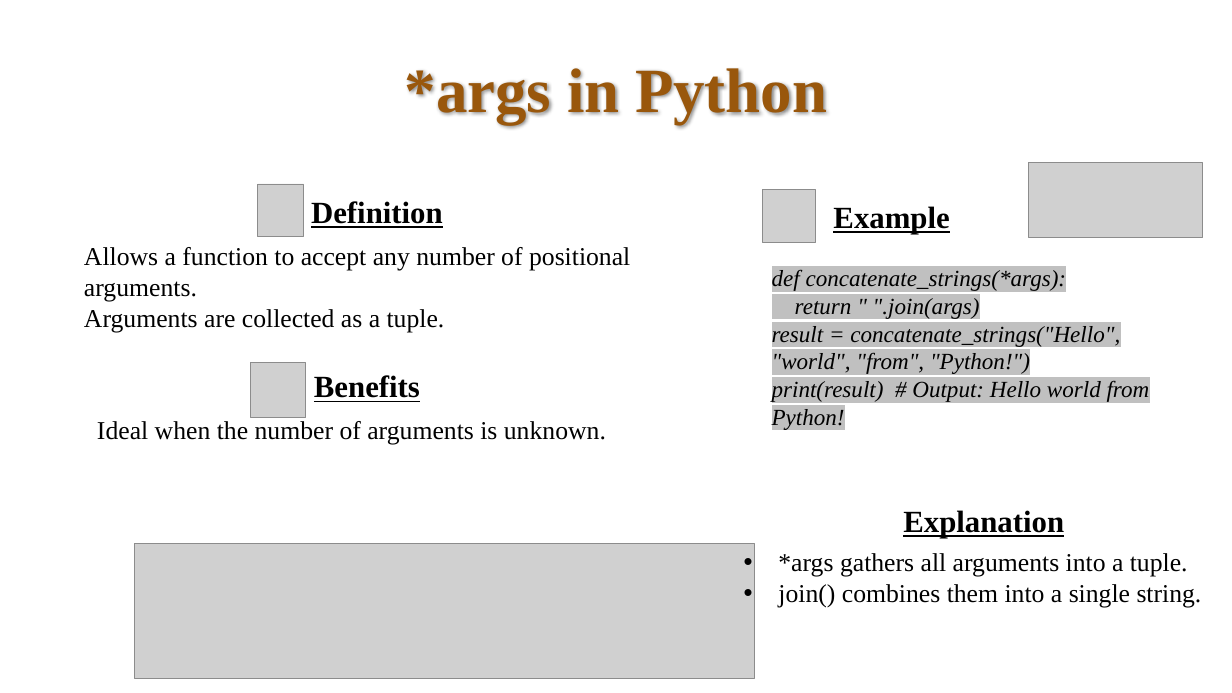
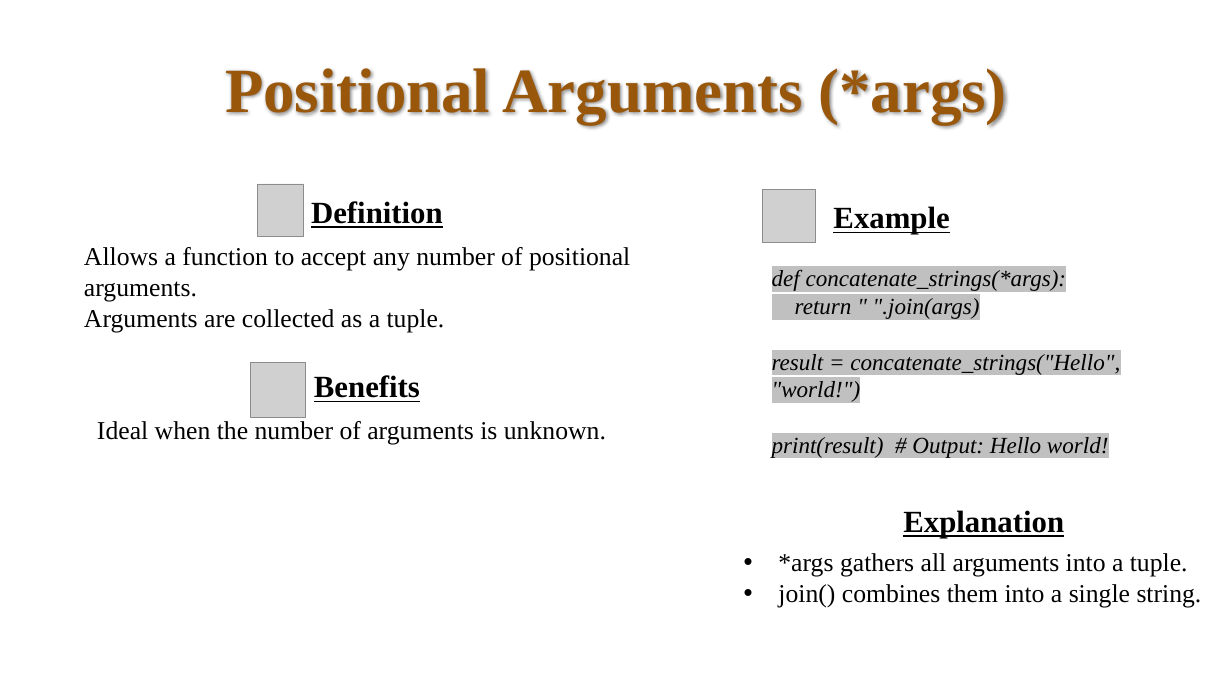
Before and after one commit to bahadurCorvit/Advance_Python, a slide deck: slide 13 of lectures/Lec7.pptx (slide 9 before the commit). Drawn at 1232x693 pixels with LibreOffice and Linux fonts; fonts in the diff are those of the drawing; grey boxes stand for pictures. Boxes give left, top, right and bottom in pixels: in the first picture for what was removed or moved away, otherwise in the second. Text is boxed around its words. In the diff, an @@ line names an element or a change of style, - is before the commit and + after.

```diff
--- a/lectures/Lec7.pptx
+++ b/lectures/Lec7.pptx
@@ title at (225,68,1006,124): text changed @@
-*args in Python
+Positional Arguments (*args)
@@ picture removed at (1030,163,1203,238) @@
@@ text at (772,354,1120,459): text changed @@
-result = concatenate_strings("Hello", "world", "from", "Python!")
-print(result) # Output: Hello world from Python!
+result = concatenate_strings("Hello", "world!")
+print(result) # Output: Hello world!
@@ picture removed at (135,543,754,678) @@
```
Also in this commit, not shown: 11 slides added, 6 other files.
